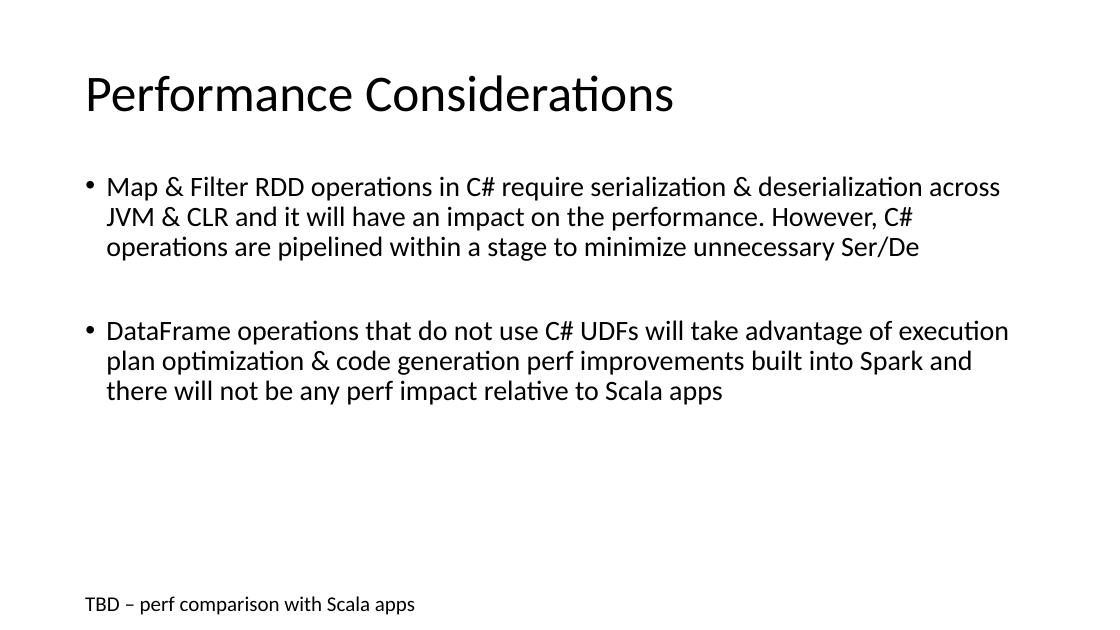
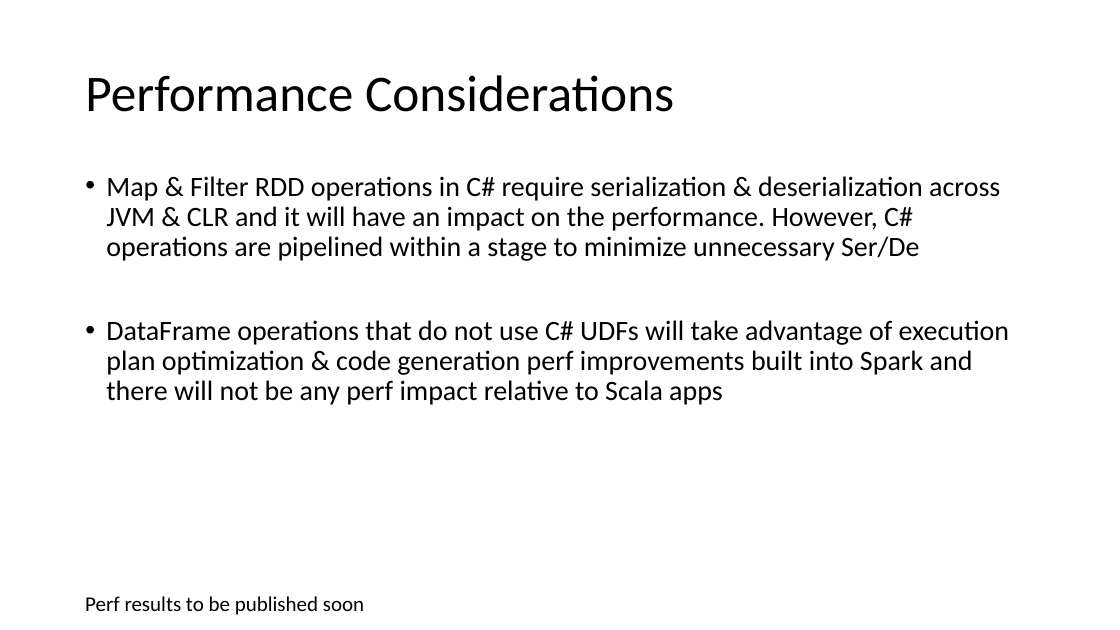
Before and after one commit to microsoft/Mobius, a slide deck: slide 12 of docs/SparkCLR.pptx. Drawn at 1120x630 pixels with LibreOffice and Linux fonts; fonts in the diff are those of the drawing. Boxes give left, top, right and bottom in pixels: in the first picture for what was removed or moved away, otherwise in the second. Text is boxed around its words. In the diff, an @@ line names an element or a change of style, - is before the commit and + after.

```diff
--- a/docs/SparkCLR.pptx
+++ b/docs/SparkCLR.pptx
@@ text at (85,596,364,615): text changed @@
-TBD – perf comparison with Scala apps
+Perf results to be published soon
```
Also in this commit, not shown: 8 other slides changed, 1 slide added, 6 slides removed, 1 other file.
